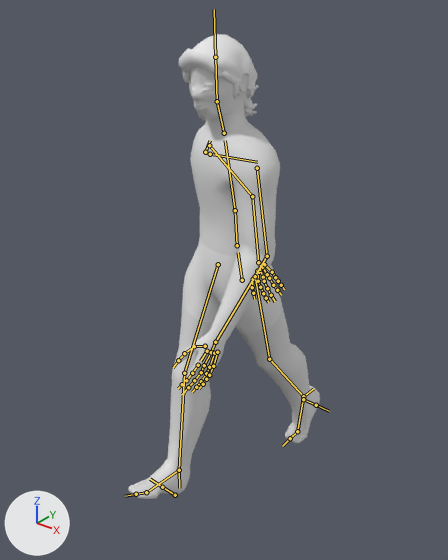
One commit to the FBX model Super Duper Real Cursed/Assets/Animations/Player/Movement/Walk.fbx: the scene before it, then after it.
The view is the same before and after, from a 50 mm lens placed at (1.44, -1.88, 2.2), pointed at (-0.02, -0.04, 1.07). The axes (+X, +Y, +Z) are drawn at lower left. The lights are the same throughout. Both versions are drawn at frame 1 of the action 'metarig|metarigAction'; the numbers are the values there. The bones that bend it are drawn over the model as lines.
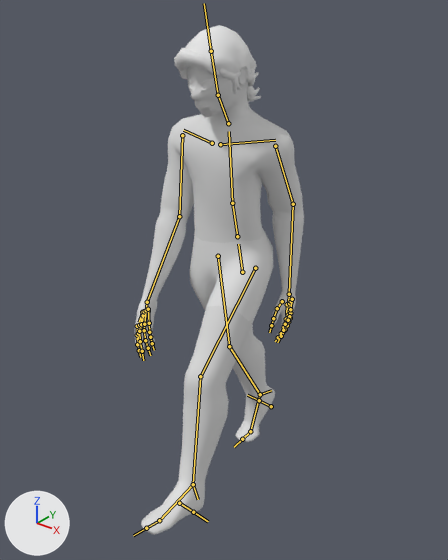
Where the change shows, as pixel boxes [x1, y1, x2, y2] in the pictures (448 x 560 px):
```json
{"object": "Cube", "change": "posed", "before": [128, 67, 320, 499], "after": [135, 66, 304, 535], "on screen": "12% narrower, 9% taller"}
{"object": "Cube_001", "change": "posed", "before": [179, 34, 258, 117], "after": [174, 25, 261, 102], "on screen": "10% wider, 7% shorter"}
{"bone": "hips", "before": "(242, 280) to (238, 252)", "after": "(242, 272) to (238, 244)"}
{"bone": "spine", "before": "(237, 245) to (235, 210)", "after": "(237, 236) to (232, 203)"}
{"bone": "chest", "before": "(235, 210) to (225, 140)", "after": "(232, 203) to (229, 131)"}
{"bone": "neck", "before": "(224, 133) to (217, 101)", "after": "(228, 123) to (218, 95)"}
{"bone": "shoulder.R", "before": "(205, 152) to (210, 140)", "after": "(212, 143) to (183, 130)"}
{"bone": "upper_arm.R", "before": "(209, 145) to (252, 196)", "after": "(182, 135) to (179, 216)"}
{"bone": "forearm.R", "before": "(252, 196) to (258, 262)", "after": "(179, 216) to (147, 302)"}
{"bone": "shoulder.L", "before": "(210, 154) to (257, 162)", "after": "(220, 144) to (275, 140)"}
{"bone": "upper_arm.L", "before": "(257, 168) to (267, 256)", "after": "(275, 146) to (293, 204)"}
{"bone": "thigh.R", "before": "(218, 264) to (184, 373)", "after": "(218, 256) to (229, 346)"}
{"bone": "foot.R", "before": "(179, 470) to (146, 492)", "after": "(260, 394) to (250, 431)"}
{"bone": "toe.R", "before": "(146, 492) to (136, 494)", "after": "(250, 431) to (242, 439)"}
{"bone": "heel.R", "before": "(179, 470) to (179, 488)", "after": "(260, 394) to (271, 390)"}
{"bone": "thigh.L", "before": "(255, 276) to (269, 359)", "after": "(255, 268) to (200, 376)"}
{"bone": "shin.L", "before": "(269, 359) to (303, 396)", "after": "(200, 376) to (193, 484)"}
{"bone": "foot.L", "before": "(303, 396) to (297, 431)", "after": "(193, 484) to (159, 520)"}
{"bone": "toe.L", "before": "(297, 431) to (290, 438)", "after": "(159, 520) to (146, 528)"}
{"bone": "heel.L", "before": "(303, 396) to (314, 388)", "after": "(193, 484) to (198, 499)"}
```

Edits to the scene script, one JSON object a line:
```json
{"block": "bone_hips", "where": "bone_hips = bpy.data.objects['metarig'].pose.bones['hips']"}
{"op": "set", "path": "bone_hips.location", "old": "(0.0, 0.0, 0.0)", "new": "(0.0, 0.038, -0.008)"}
{"block": "bone_spine", "where": "bone_spine = bpy.data.objects['metarig'].pose.bones['spine']  # child of 'hips'"}
{"op": "set", "path": "bone_spine.rotation_quaternion", "old": "(1.0, 0.0, 0.0, 0.0)", "new": "(0.998, 0.057, 0.0, 0.0)", "note": "degrees (0, 0, 0) -> degrees (7, 0, 0)"}
{"block": "bone_chest", "where": "bone_chest = bpy.data.objects['metarig'].pose.bones['chest']  # child of 'spine'"}
{"op": "set", "path": "bone_chest.rotation_quaternion", "old": "(0.974, 0.092, -0.204, 0.017)", "new": "(1.0, 0.0, 0.0, 0.0)", "note": "degrees (11, -24, 0) -> degrees (0, 0, 0)"}
{"block": "bone_neck", "where": "bone_neck = bpy.data.objects['metarig'].pose.bones['neck']  # child of 'chest'"}
{"op": "set", "path": "bone_neck.rotation_quaternion", "old": "(0.974, -0.076, 0.195, -0.082)", "new": "(0.998, 0.057, 0.0, 0.0)", "note": "degrees (-11, 22, -12) -> degrees (7, 0, 0)"}
{"block": "bone_shoulder_r", "where": "bone_shoulder_r = bpy.data.objects['metarig'].pose.bones['shoulder.R']  # child of 'chest'"}
{"op": "set", "path": "bone_shoulder_r.location", "old": "(0.0, 0.0, 0.0)", "new": "(-0.003, -0.003, 0.0)"}
{"op": "set", "path": "bone_shoulder_r.rotation_quaternion", "old": "(0.998, -0.053, -0.031, 0.0)", "new": "(0.993, 0.011, 0.007, 0.115)", "note": "degrees (-6, -4, 0) -> degrees (1, 1, 13)"}
{"block": "bone_upper_arm_r", "where": "bone_upper_arm_r = bpy.data.objects['metarig'].pose.bones['upper_arm.R']  # child of 'shoulder.R'"}
{"op": "set", "path": "bone_upper_arm_r.rotation_quaternion", "old": "(0.909, -0.144, -0.151, 0.362)", "new": "(0.88, 0.156, -0.053, 0.447)", "note": "degrees (-22, -10, 45) -> degrees (13, -13, 52)"}
{"block": "bone_forearm_r", "where": "bone_forearm_r = bpy.data.objects['metarig'].pose.bones['forearm.R']  # child of 'upper_arm.R'"}
{"op": "set", "path": "bone_forearm_r.rotation_quaternion", "old": "(0.999, -0.051, -0.009, 0.003)", "new": "(1.0, 0.0, 0.0, 0.0)", "note": "degrees (-6, -1, 0) -> degrees (0, 0, 0)"}
{"block": "bone_shoulder_l", "where": "bone_shoulder_l = bpy.data.objects['metarig'].pose.bones['shoulder.L']  # child of 'chest'"}
{"op": "set", "path": "bone_shoulder_l.location", "old": "(0.0, 0.0, 0.0)", "new": "(-0.004, 0.002, 0.0)"}
{"op": "set", "path": "bone_shoulder_l.rotation_quaternion", "old": "(0.998, -0.059, 0.035, 0.0)", "new": "(0.993, -0.011, 0.007, 0.115)", "note": "degrees (-7, 4, 0) -> degrees (-1, 1, 13)"}
{"block": "bone_upper_arm_l", "where": "bone_upper_arm_l = bpy.data.objects['metarig'].pose.bones['upper_arm.L']  # child of 'shoulder.L'"}
{"op": "set", "path": "bone_upper_arm_l.rotation_quaternion", "old": "(0.916, 0.13, 0.008, -0.379)", "new": "(0.869, -0.105, 0.206, -0.438)", "note": "degrees (14, 6, -44) -> degrees (-22, 15, -56)"}
{"block": "bone_thigh_r", "where": "bone_thigh_r = bpy.data.objects['metarig'].pose.bones['thigh.R']  # child of 'hips'"}
{"op": "set", "path": "bone_thigh_r.rotation_quaternion", "old": "(0.988, -0.152, -0.002, 0.0)", "new": "(0.984, 0.177, 0.002, 0.0)", "note": "degrees (-17, 0, 0) -> degrees (20, 0, 0)"}
{"block": "bone_foot_r", "where": "bone_foot_r = bpy.data.objects['metarig'].pose.bones['foot.R']  # child of 'shin.R'"}
{"op": "set", "path": "bone_foot_r.rotation_quaternion", "old": "(0.988, -0.153, 0.0, 0.0)", "new": "(0.986, 0.165, 0.0, 0.0)", "note": "degrees (-18, 0, 0) -> degrees (19, 0, 0)"}
{"block": "bone_toe_r", "where": "bone_toe_r = bpy.data.objects['metarig'].pose.bones['toe.R']  # child of 'foot.R'"}
{"op": "set", "path": "bone_toe_r.rotation_quaternion", "old": "(1.0, 0.0, 0.0, 0.0)", "new": "(0.941, 0.34, 0.0, 0.0)", "note": "degrees (0, 0, 0) -> degrees (40, 0, 0)"}
{"block": "bone_heel_r", "where": "bone_heel_r = bpy.data.objects['metarig'].pose.bones['heel.R']  # child of 'shin.R'"}
{"op": "set", "path": "bone_heel_r.rotation_quaternion", "old": "(0.988, 0.153, 0.0, 0.0)", "new": "(0.986, -0.165, 0.0, 0.0)", "note": "degrees (18, 0, 0) -> degrees (-19, 0, 0)"}
{"block": "bone_thigh_l", "where": "bone_thigh_l = bpy.data.objects['metarig'].pose.bones['thigh.L']  # child of 'hips'"}
{"op": "set", "path": "bone_thigh_l.rotation_quaternion", "old": "(0.971, 0.24, -0.003, 0.0)", "new": "(0.959, -0.285, 0.003, 0.0)", "note": "degrees (28, 0, 0) -> degrees (-33, 0, 0)"}
{"block": "bone_shin_l", "where": "bone_shin_l = bpy.data.objects['metarig'].pose.bones['shin.L']  # child of 'thigh.L'"}
{"op": "set", "path": "bone_shin_l.rotation_quaternion", "old": "(1.0, 0.0, 0.0, 0.0)", "new": "(0.993, 0.121, 0.001, 0.0)", "note": "degrees (0, 0, 0) -> degrees (14, 0, 0)"}
{"block": "bone_foot_l", "where": "bone_foot_l = bpy.data.objects['metarig'].pose.bones['foot.L']  # child of 'shin.L'"}
{"op": "set", "path": "bone_foot_l.rotation_quaternion", "old": "(0.979, 0.202, 0.0, 0.0)", "new": "(1.0, 0.0, 0.0, 0.0)", "note": "degrees (23, 0, 0) -> degrees (0, 0, 0)"}
{"block": "bone_toe_l", "where": "bone_toe_l = bpy.data.objects['metarig'].pose.bones['toe.L']  # child of 'foot.L'"}
{"op": "set", "path": "bone_toe_l.rotation_quaternion", "old": "(0.893, 0.45, 0.0, 0.0)", "new": "(1.0, 0.0, 0.0, 0.0)", "note": "degrees (54, 0, 0) -> degrees (0, 0, 0)"}
{"block": "bone_heel_l", "where": "bone_heel_l = bpy.data.objects['metarig'].pose.bones['heel.L']  # child of 'shin.L'"}
{"op": "set", "path": "bone_heel_l.rotation_quaternion", "old": "(0.979, -0.202, 0.0, 0.0)", "new": "(1.0, 0.0, 0.0, 0.0)", "note": "degrees (-23, 0, 0) -> degrees (0, 0, 0)"}
```
